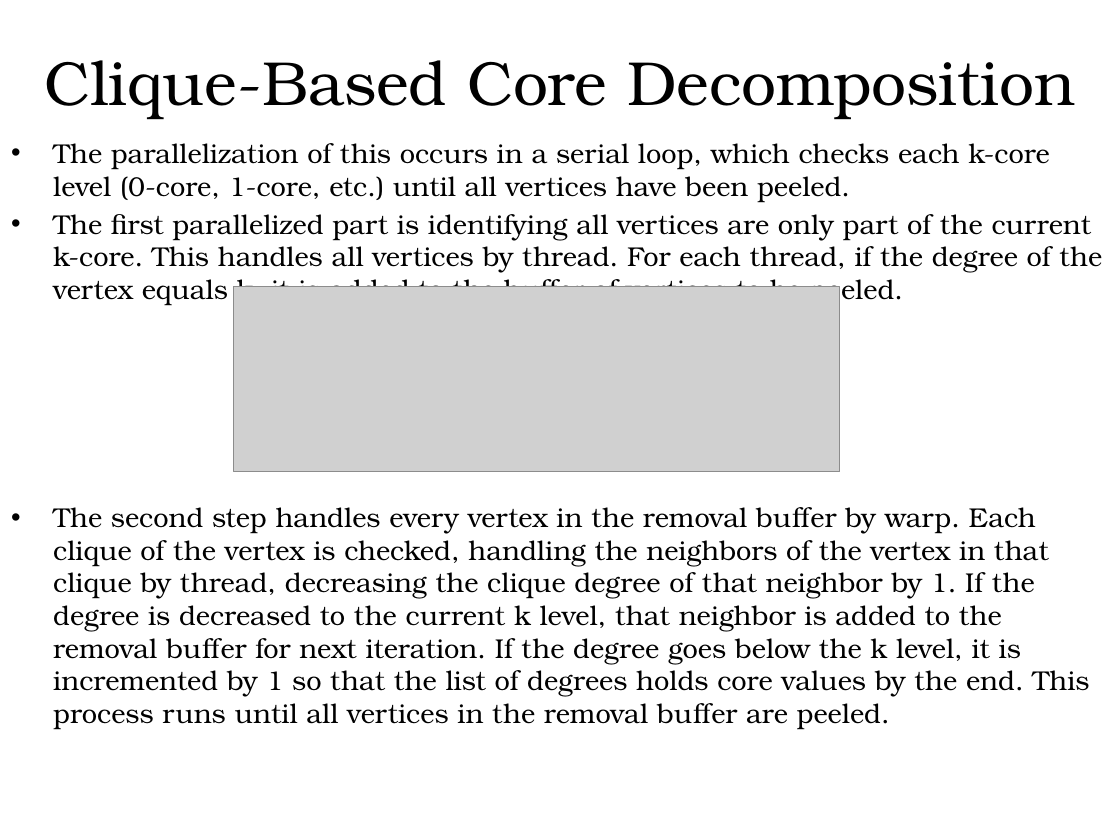
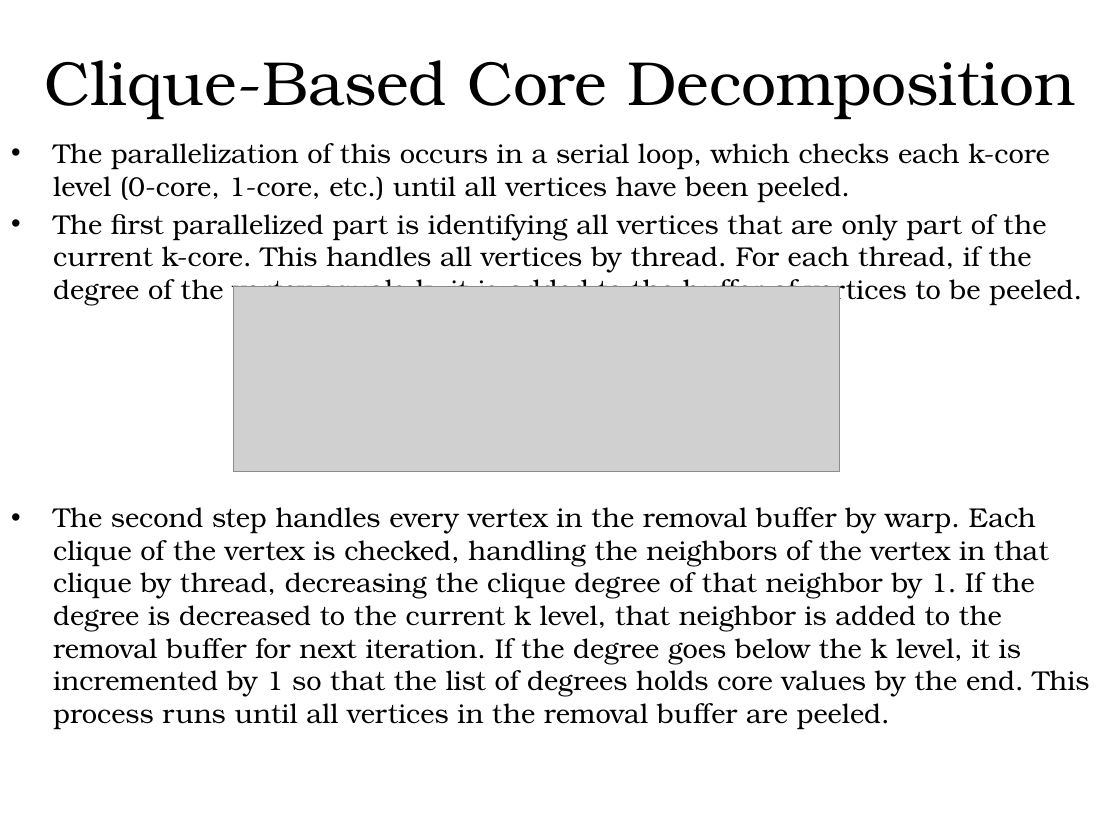
Before and after one commit to hgareau/DensestSubgraphDiscovery, a slide deck: slide 38 of Thesis Defense Presentation.pptx. Drawn at 1120x840 pixels with LibreOffice and Linux fonts; fonts in the diff are those of the drawing; grey boxes stand for pictures; background and template pictures are left out. Boxes give left, top, right and bottom in pixels: in the first picture for what was removed or moved away, otherwise in the second. Text is boxed around its words. In the diff, an @@ line names an element or a change of style, - is before the commit and + after.

```diff
--- a/Thesis Defense Presentation.pptx
+++ b/Thesis Defense Presentation.pptx
@@ text at (53,214,1082,305): text changed @@
-• The first parallelized part is identifying all vertices are only part of the current k-core. This handles all vertices by thread. For each thread, if the degree of the vertex equals k, it is added to the buffer of vertices to be peeled.
+• The first parallelized part is identifying all vertices that are only part of the current k-core. This handles all vertices by thread. For each thread, if the degree of the vertex equals k, it is added to the buffer of vertices to be peeled.
```
Also in this commit, not shown: 9 other slides changed, 1 slide added, 1 slide removed.
